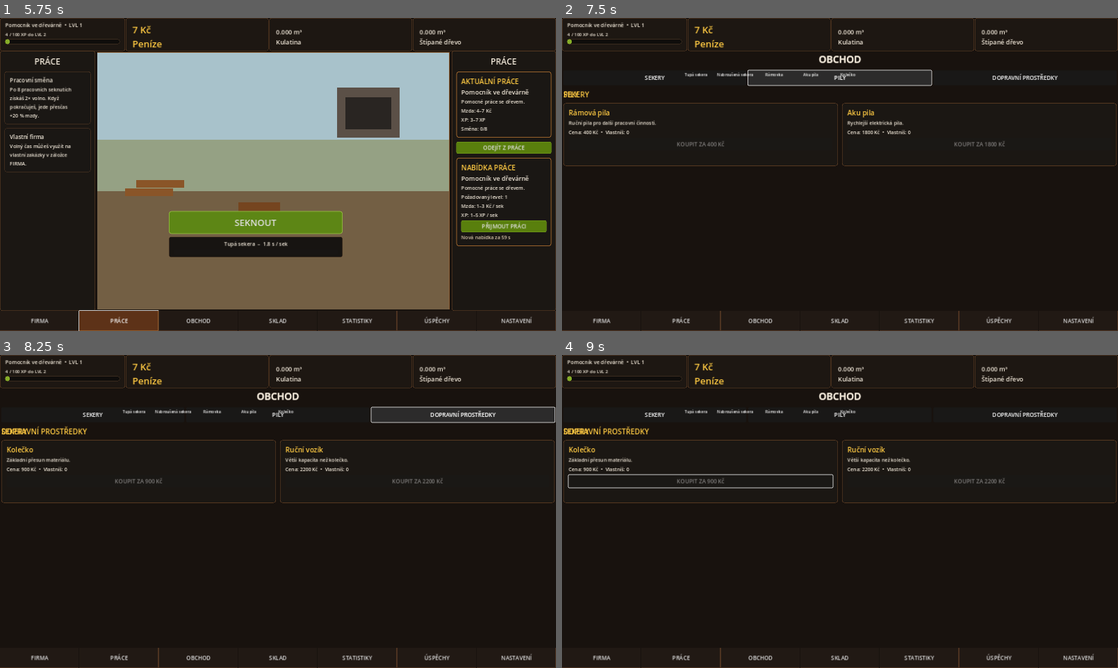
Above: before the commit, frames 1-4 (two rows, left to right).
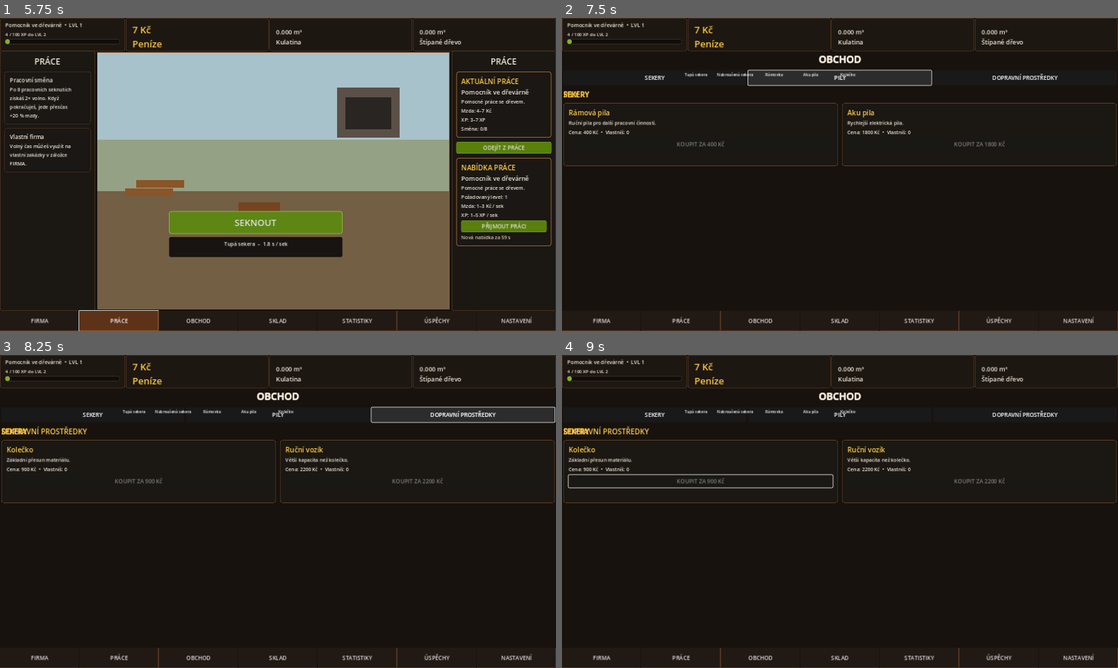
Above: after the commit, the same moments.

Repository: welewan-code/Lumberjack-John
Game: Godot game, scene res://Main.tscn
Two runs of this game, one before a commit and one after it. Both use one fixed random seed, a clock stepped at 60 frames per second and the inputs below.
Inputs:
- Up to frame 1 (5.75 s): click "SEKNOUT" at 0.5 s; click "ODEJÍT Z PRÁCE" at 1.25 s; click "PŘIJMOUT PRÁCI" at 2 s; click "ODEJÍT Z PRÁCE" at 2.75 s; click "PŘIJMOUT PRÁCI" at 3.5 s; click "FIRMA" at 4.25 s; click "PRÁCE" at 5 s
- Up to frame 2 (7.5 s): click "OBCHOD" at 5.75 s; click "SEKERY" at 6.5 s; click "PILY" at 7.25 s
- Up to frame 3 (8.25 s): click "DOPRAVNÍ PROSTŘEDKY" at 8 s
- Up to frame 4 (9 s): click "VYBAVIT" at 8.75 s

Frame 1 is identical in both runs. In frame 2, 0.1% of the frame differs, in the area x 0-54%, y 12-26%; in frame 3, less than 0.1%; in frame 4, less than 0.1%.
Error in both runs: Left operand of 'is' is a previously freed instance. (res://work_rewards.gd:35)

Commit message:
Enable robust bottom tab routing

Diff:
--- a/project.godot
+++ b/project.godot
@@ -10,6 +10,7 @@
 WorkRewards="*res://work_rewards.gd"
 ShopUI="*res://shop_ui.gd"
 AxeAnimator="*res://axe_animator.gd"
+TabRouter="*res://tab_router.gd"
 
 [display]
 window/size/viewport_width=1600
